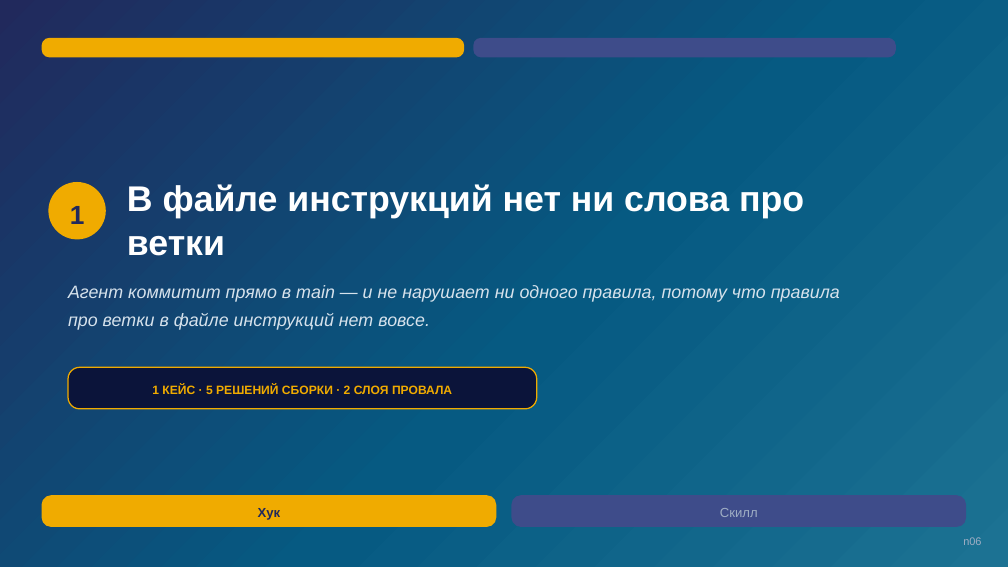
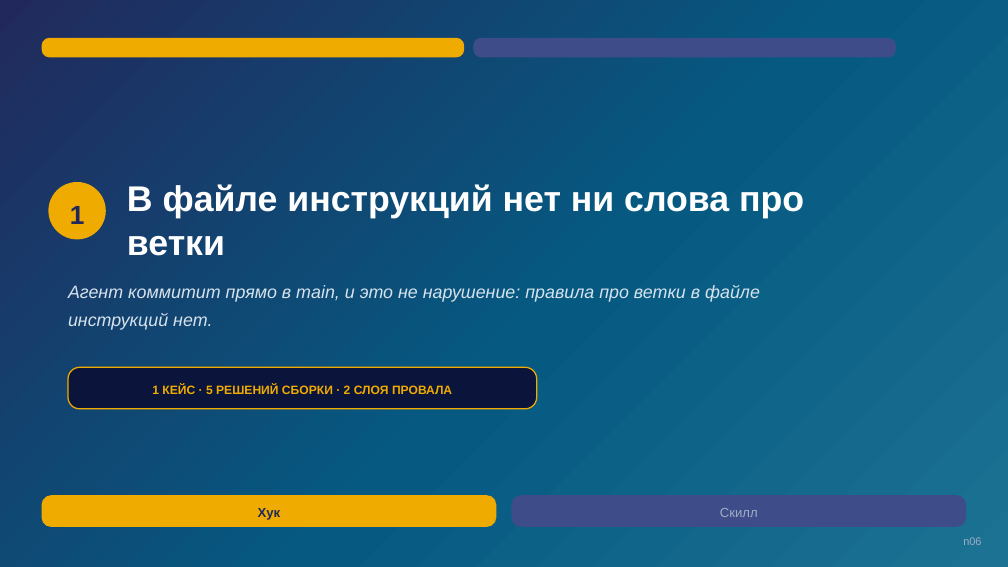
Before and after one commit to tellina-study/AI-usage-lessons, a slide deck: slide 6 of library/seminars/sem-05/rendered/sem-05-n.pptx. Drawn at 1008x567 pixels with LibreOffice and Linux fonts; fonts in the diff are those of the drawing. Boxes give left, top, right and bottom in pixels: in the first picture for what was removed or moved away, otherwise in the second. Text is boxed around its words. In the diff, an @@ line names an element or a change of style, - is before the commit and + after.

```diff
--- a/library/seminars/sem-05/rendered/sem-05-n.pptx
+++ b/library/seminars/sem-05/rendered/sem-05-n.pptx
@@ text at box(68, 285, 760, 330): text changed @@
-Агент коммитит прямо в main — и не нарушает ни одного правила, потому что правила про ветки в файле инструкций нет вовсе.
+Агент коммитит прямо в main, и это не нарушение: правила про ветки в файле инструкций нет.
```
Also in this commit, not shown: 25 other slides changed, 2 slides added, 2 slides removed, 28 other files.
